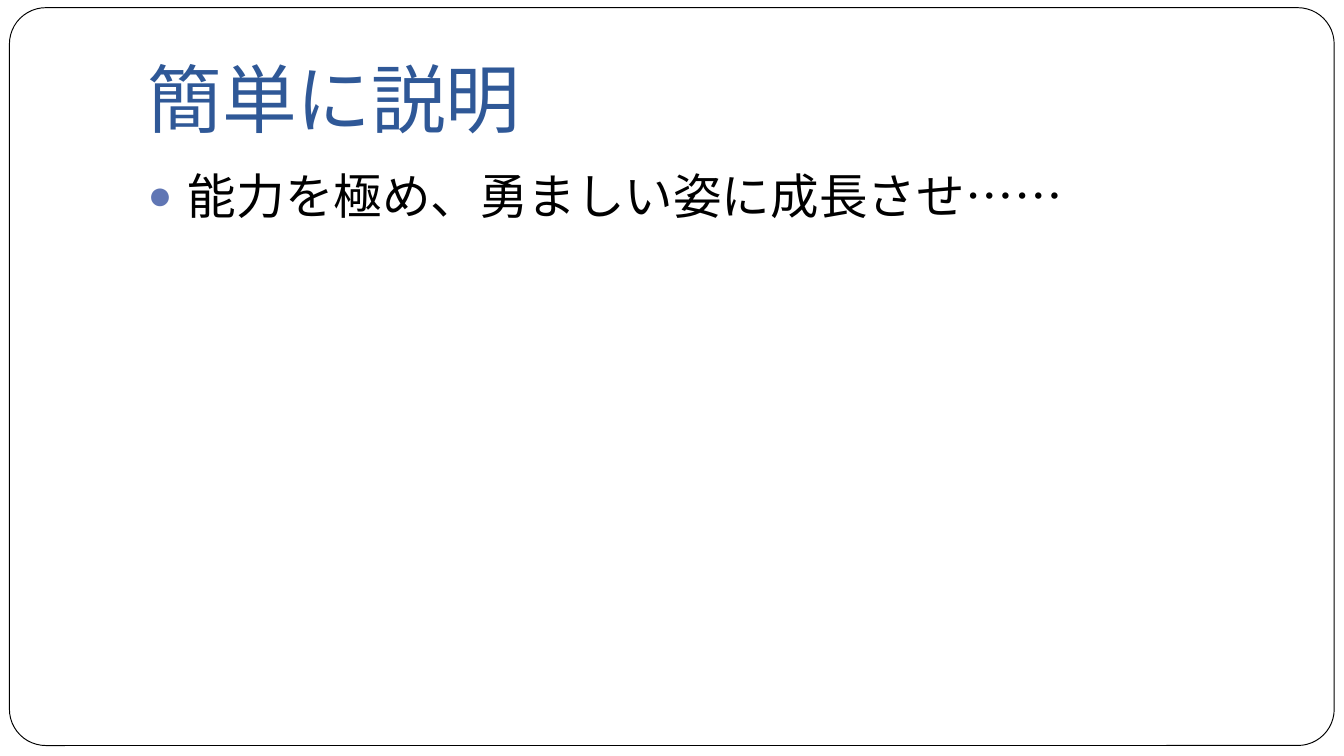
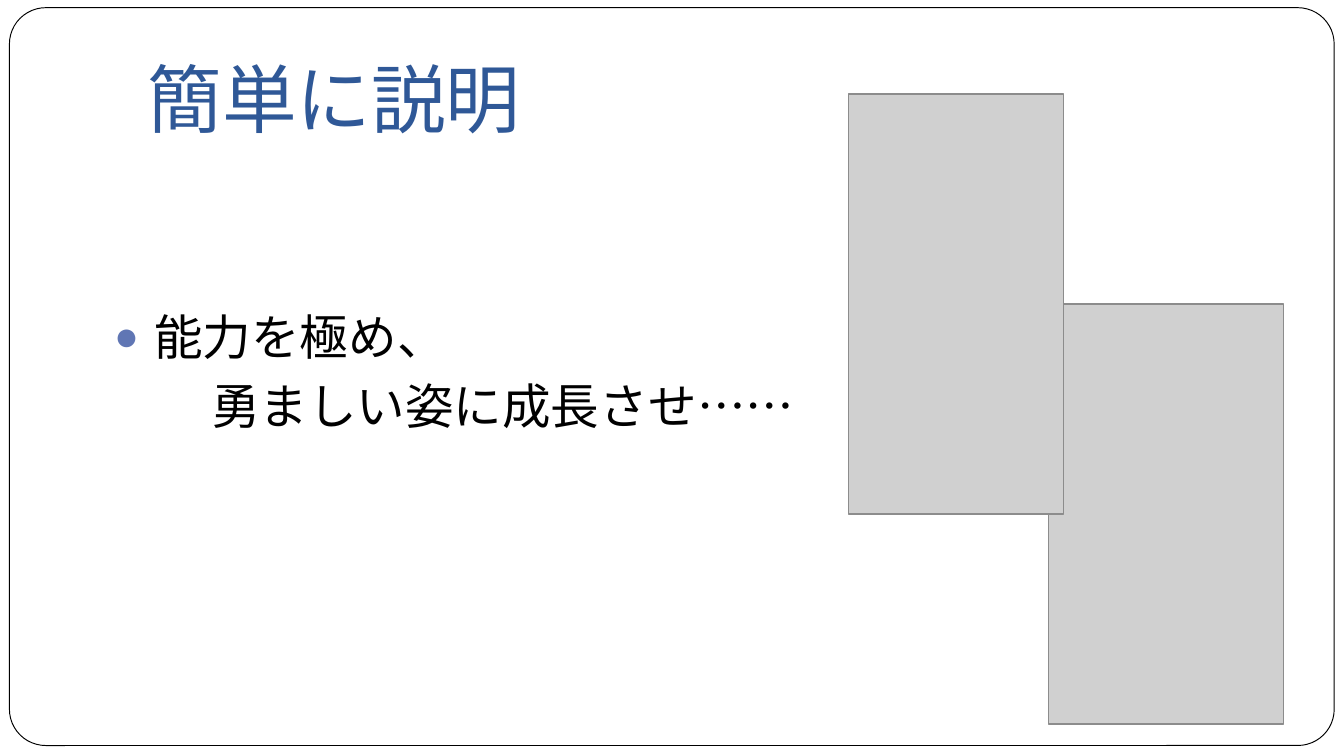
Before and after one commit to NyamLand/VSRPG, a slide deck: slide 11 of 仕様/プレゼンテーション/第一回発表.pptx. Drawn at 1344x756 pixels with LibreOffice and Linux fonts; fonts in the diff are those of the drawing; grey boxes stand for pictures. Boxes give left, top, right and bottom in pixels: in the first picture for what was removed or moved away, otherwise in the second. Text is boxed around its words. In the diff, an @@ line names an element or a change of style, - is before the commit and + after.

```diff
--- a/仕様/プレゼンテーション/第一回発表.pptx
+++ b/仕様/プレゼンテーション/第一回発表.pptx
@@ picture added at (x1=848, y1=94, x2=1063, y2=513) @@
@@ text at (x1=154, y1=314, x2=794, y2=428): text changed @@
-● 能力を極め、勇ましい姿に成長させ……
+● 能力を極め、
+勇ましい姿に成長させ……
@@ picture added at (x1=1048, y1=304, x2=1284, y2=723) @@
```
Also in this commit, not shown: 4 other slides changed, 3 slides added, 6 other files.
